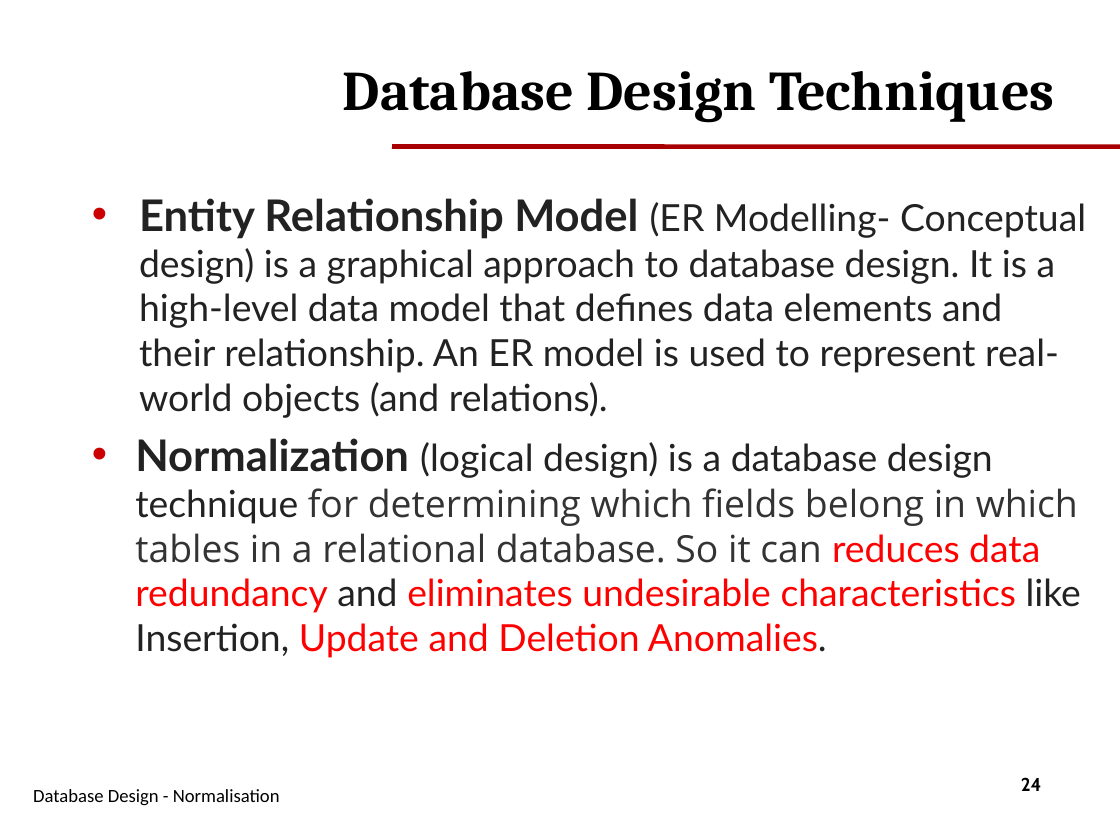
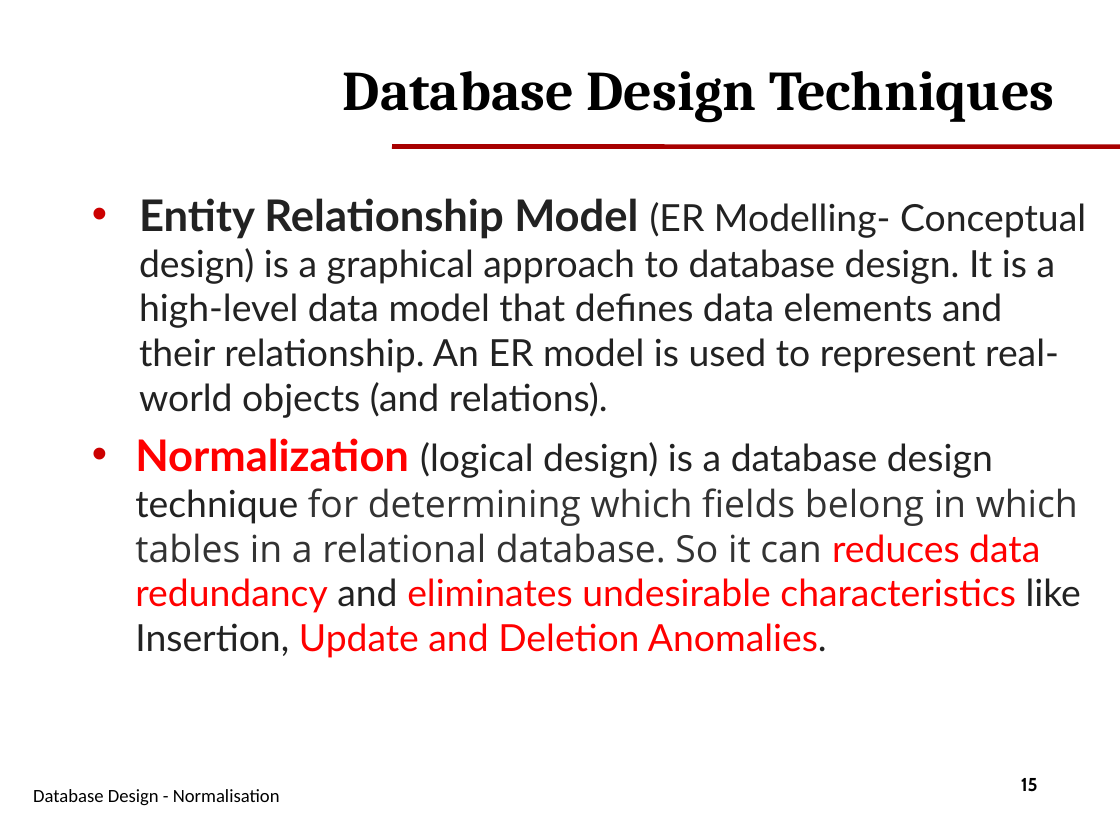
Before and after one commit to GangminLi/GangminLi.github.io, a slide deck: slide 15 of slides/cis108-6/Slides 3.2 - Database Design Normalisation.pptx (slide 24 before the commit). Drawn at 1120x840 pixels with LibreOffice and Linux fonts; fonts in the diff are those of the drawing; background and template pictures are left out. Boxes give left, top, right and bottom in pixels: in the first picture for what was removed or moved away, otherwise in the second. Text is boxed around its words. In the diff, an @@ line names an element or a change of style, - is before the commit and + after.

```diff
--- a/slides/cis108-6/Slides 3.2 - Database Design Normalisation.pptx
+++ b/slides/cis108-6/Slides 3.2 - Database Design Normalisation.pptx
@@ text at [135,438,1081,658]: text colour #222222 to #FF0000 in "Normalization" @@
@@ page number at [1021,778,1038,792]: text changed @@
-24
+15
```
Also in this commit, not shown: 9 other slides changed, 1 slide added, 17 slides removed, 12 other files.
